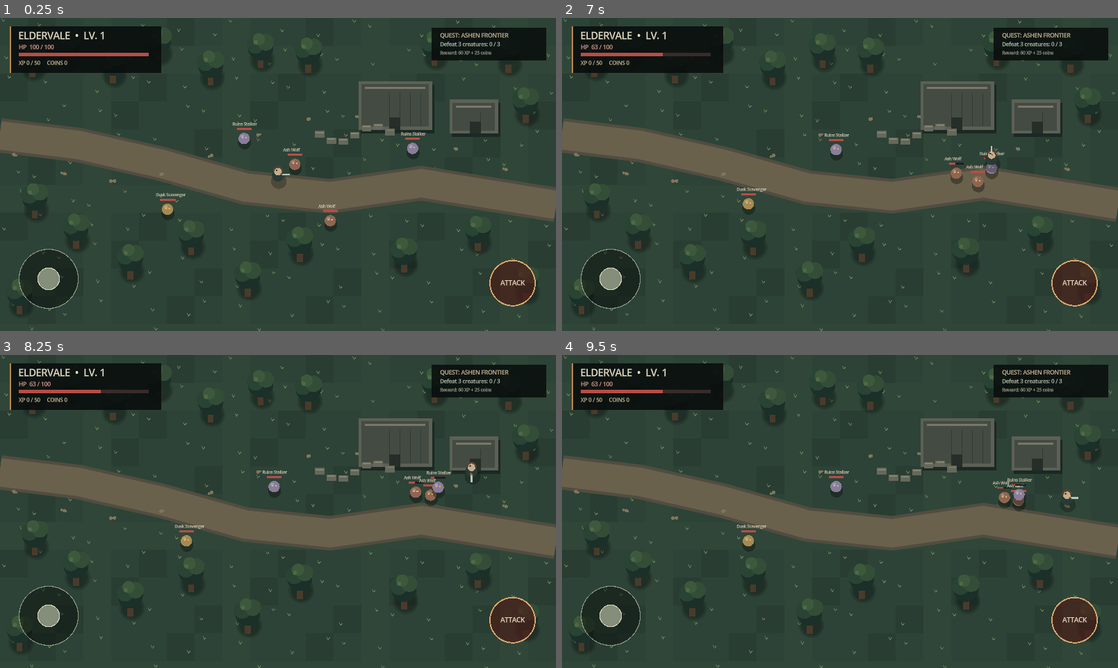
Above: before the commit, frames 1-4 (two rows, left to right).
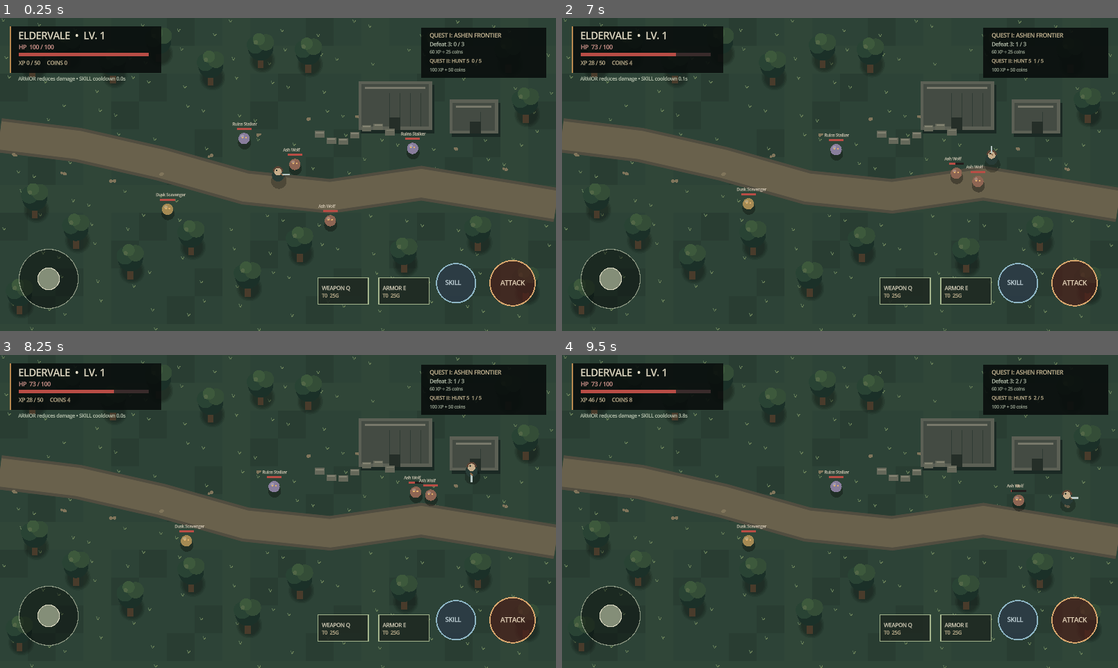
Above: after the commit, the same moments.

Repository: filesgloom-png/ELDERVALE
Game: Godot game, scene res://scenes/main.tscn
The game is run twice, just before and just after one commit, with the same random seed, the same clock (stepped at 60 frames per second) and the same inputs.
Inputs (mouse positions are in pixels of both pictures, inside the frame that each line leads up to):
- Up to frame 1 (0.25 s): no input
- Up to frame 2 (7 s): tap Enter (ui_accept) at 0.5, 0.77, 3.77, 6.77 s; move the mouse to (962, 158) at 0.52 s; hold Right (ui_right) 0.53-1.25 s; tap Q at 0.6, 2.3, 5.1, 6.8 s; click (962, 158) at 0.67 s; tap E at 0.8, 3.6, 5.3 s; drag from (728, 190) to (812, 237) at 1.27 s; move the mouse to (895, 105) at 2.02 s; hold Right (ui_right) 2.03-2.75 s; tap F at 2.1, 3.8, 6.6 s; drag from (812, 237) to (673, 127) at 2.77 s; move the mouse to (1006, 221) at 3.52 s; hold Left (ui_left) 3.53-4.25 s; drag from (673, 127) to (756, 96) at 4.27 s; move the mouse to (867, 174) at 5.02 s; hold Down (ui_down) 5.03-5.75 s; click (867, 174) at 5.17 s; drag from (756, 96) to (728, 190) at 5.77 s; move the mouse to (962, 158) at 6.52 s; hold Up (ui_up) from 6.53 s (still down)
- Up to frame 3 (8.25 s): release Up (ui_up) at 7.25 s; drag from (166, 527) to (250, 574) at 7.27 s; move the mouse to (333, 442) at 8.02 s; hold Down (ui_down) from 8.03 s (still down); tap E at 8.1 s
- Up to frame 4 (9.5 s): tap F at 8.3 s; release Down (ui_down) at 8.75 s; drag from (812, 574) to (673, 464) at 8.77 s

The runs differ from the first frame. In frame 1, 2.6% of the frame differs, in the area x 3-99%, y 3-92%; in frame 2, 2.8%; in frame 3, 2.8%; in frame 4, 2.9%.

Commit message:
feat: add equipment skills and repeatable enemy spawns

Diff:
--- a/scripts/main.gd
+++ b/scripts/main.gd
@@ -17,9 +17,13 @@
 var player_xp := 0
 var player_coins := 0
 var kills := 0
+var attack_cooldown := 0.0
+var skill_cooldown := 0.0
+var mob_attack_cooldown := 0.0
+var weapon_tier := 0
+var armor_tier := 0
 var quest_reward_claimed := false
-var attack_cooldown := 0.0
-var mob_attack_cooldown := 0.0
+var second_quest_reward_claimed := false
 var mobs: Array[Dictionary] = []
 var save_path := "user://eldervale_save.json"
 
@@ -31,6 +35,7 @@
 func _process(delta: float) -> void:
 	elapsed += delta
 	attack_cooldown = maxf(attack_cooldown - delta, 0.0)
+	skill_cooldown = maxf(skill_cooldown - delta, 0.0)
 	mob_attack_cooldown = maxf(mob_attack_cooldown - delta, 0.0)
 	if Input.is_action_just_pressed("ui_accept"):
 		_try_attack()
@@ -44,19 +49,48 @@
 	queue_redraw()
 
 func _input(event: InputEvent) -> void:
+	if event is InputEventKey and event.pressed and not event.echo:
+		if event.keycode == KEY_Q:
+			_buy_weapon()
+		elif event.keycode == KEY_E:
+			_buy_armor()
+		elif event.keycode == KEY_F:
+			_try_skill()
 	if event is InputEventScreenTouch:
 		if event.pressed and event.position.x < WORLD_SIZE.x * 0.48 and event.position.y > WORLD_SIZE.y * 0.48:
 			joystick_active = true
 			joystick_touch_index = event.index
 			_update_joystick(event.position)
-		elif event.pressed and event.position.x >= WORLD_SIZE.x * 0.48 and event.position.y > WORLD_SIZE.y * 0.48:
-			_try_attack()
+		elif event.pressed:
+			_handle_action_touch(event.position)
 		elif not event.pressed and event.index == joystick_touch_index:
 			joystick_active = false
 			joystick_touch_index = -1
 			joystick_vector = Vector2.ZERO
 	elif event is InputEventScreenDrag and event.index == joystick_touch_index:
 		_update_joystick(event.position)
+
+func _handle_action_touch(screen_position: Vector2) -> void:
+	if screen_position.distance_to(_attack_button_center()) <= 58.0:
+		_try_attack()
+	elif screen_position.distance_to(_skill_button_center()) <= 58.0:
+		_try_skill()
+	elif screen_position.distance_to(_weapon_button_center()) <= 62.0:
+		_buy_weapon()
+	elif screen_position.distance_to(_armor_button_center()) <= 62.0:
+		_buy_armor()
+
+func _attack_button_center() -> Vector2:
+	return Vector2(WORLD_SIZE.x - 100.0, WORLD_SIZE.y - 110.0)
+
+func _skill_button_center() -> Vector2:
+	return Vector2(WORLD_SIZE.x - 230.0, WORLD_SIZE.y - 110.0)
+
+func _weapon_button_center() -> Vector2:
+	return Vector2(WORLD_SIZE.x - 490.0, WORLD_SIZE.y - 92.0)
+
+func _armor_button_center() -> Vector2:
+	return Vector2(WORLD_SIZE.x - 350.0, WORLD_SIZE.y - 92.0)
 
 func _spawn_initial_mobs() -> void:
 	mobs = [
@@ -68,8 +102,17 @@
 	]
 
 func _update_mobs(delta: float) -> void:
-	for mob in mobs:
+	for i in range(mobs.size()):
+		var mob: Dictionary = mobs[i]
 		if not mob["alive"]:
+			var respawn_timer := float(mob.get("respawn_timer", 0.0)) - delta
+			mob["respawn_timer"] = respawn_timer
+			if respawn_timer <= 0.0:
+				mob["alive"] = true
+				mob["hp"] = mob["max_hp"]
+				mob["pos"] = _mob_spawn_position(i)
+				mob.erase("respawn_timer")
+			mobs[i] = mob
 			continue
 		var mob_pos: Vector2 = mob["pos"]
 		var to_player := player_position - mob_pos
@@ -77,7 +120,7 @@
 			mob_pos += to_player.normalized() * float(mob["speed"]) * delta
 			mob["pos"] = mob_pos
 		elif to_player.length() <= 34.0 and mob_attack_cooldown <= 0.0:
-			player_hp -= int(mob["damage"])
+			player_hp -= maxi(1, int(mob["damage"]) - armor_tier * 2)
 			mob_attack_cooldown = 1.0
 			if player_hp <= 0:
 				player_hp = player_max_hp
@@ -101,19 +144,73 @@
 	if target_index == -1:
 		return
 	var target: Dictionary = mobs[target_index]
-	target["hp"] = int(target["hp"]) - 20
+	target["hp"] = int(target["hp"]) - (20 + weapon_tier * 8)
 	if int(target["hp"]) <= 0:
-		target["alive"] = false
-		kills += 1
-		player_coins += 2 + player_level
-		_gain_xp(int(target["xp"]))
-		if kills >= 3 and not quest_reward_claimed:
-			quest_reward_claimed = true
-			player_xp += 60
-			player_coins += 25
-			_process_level_ups()
+		_defeat_mob(target)
+	_save_progress()
+	queue_redraw()
+
+func _try_skill() -> void:
+	if skill_cooldown > 0.0:
+		return
+	skill_cooldown = 5.0
+	var hit_any := false
+	for mob in mobs:
+		if not mob["alive"]:
+			continue
+		if player_position.distance_to(mob["pos"]) <= 150.0:
+			mob["hp"] = int(mob["hp"]) - (35 + weapon_tier * 5)
+			hit_any = true
+			if int(mob["hp"]) <= 0:
+				_defeat_mob(mob)
+	if hit_any:
 		_save_progress()
 	queue_redraw()
+
+func _defeat_mob(mob: Dictionary) -> void:
+	if not mob["alive"]:
+		return
+	mob["alive"] = false
+	mob["respawn_timer"] = 8.0
+	kills += 1
+	player_coins += 3 + player_level
+	_gain_xp(int(mob["xp"]))
+	if kills >= 3 and not quest_reward_claimed:
+		quest_reward_claimed = true
+		player_xp += 60
+		player_coins += 25
+		_process_level_ups()
+	if kills >= 5 and not second_quest_reward_claimed:
+		second_quest_reward_claimed = true
+		player_xp += 100
+		player_coins += 50
+		_process_level_ups()
+	_save_progress()
+
+func _buy_weapon() -> void:
+	var cost := 25 + weapon_tier * 35
+	if weapon_tier >= 5 or player_coins < cost:
+		return
+	player_coins -= cost
+	weapon_tier += 1
+	_save_progress()
+	queue_redraw()
+
+func _buy_armor() -> void:
+	var cost := 25 + armor_tier * 35
+	if armor_tier >= 5 or player_coins < cost:
+		return
+	player_coins -= cost
+	armor_tier += 1
+	_save_progress()
+	queue_redraw()
+
+func _mob_spawn_position(index: int) -> Vector2:
+	var spawn_positions: Array[Vector2] = [
+		Vector2(690, 330), Vector2(770, 475), Vector2(555, 270),
+		Vector2(950, 300), Vector2(370, 445)
+	]
+	return spawn_positions[index % spawn_positions.size()]
 
 func _gain_xp(amount: int) -> void:
 	player_xp += amount
@@ -136,6 +233,9 @@
 		"coins": player_coins,
 		"kills": kills,
 		"quest_reward_claimed": quest_reward_claimed,
+		"second_quest_reward_claimed": second_quest_reward_claimed,
+		"weapon_tier": weapon_tier,
+		"armor_tier": armor_tier,
 		"player_hp": player_hp,
 		"player_max_hp": player_max_hp
 	}
@@ -157,6 +257,9 @@
 	player_coins = maxi(0, int(parsed.get("coins", 0)))
 	kills = maxi(0, int(parsed.get("kills", 0)))
 	quest_reward_claimed = bool(parsed.get("quest_reward_claimed", false))
+	second_quest_reward_claimed = bool(parsed.get("second_quest_reward_claimed", false))
+	weapon_tier = clampi(int(parsed.get("weapon_tier", 0)), 0, 5)
+	armor_tier = clampi(int(parsed.get("armor_tier", 0)), 0, 5)
 	player_max_hp = maxi(100, int(parsed.get("player_max_hp", 100)))
 	player_hp = clampi(int(parsed.get("player_hp", player_max_hp)), 1, player_max_hp)
 
@@ -286,16 +389,33 @@
 	draw_rect(Rect2(43, 80, 300, 8), Color("#392b2b"))
 	draw_rect(Rect2(43, 80, 300.0 * float(player_hp) / float(player_max_hp), 8), Color("#b84d46"))
 	draw_string(ThemeDB.fallback_font, Vector2(43, 108), "XP %d / %d     COINS %d" % [player_xp, _xp_for_next_level(), player_coins], HORIZONTAL_ALIGNMENT_LEFT, -1, 12, Color("#d7c59f"))
-	draw_rect(Rect2(WORLD_SIZE.x - 286, 22, 264, 76), Color(0.035, 0.055, 0.05, 0.88))
-	draw_string(ThemeDB.fallback_font, Vector2(WORLD_SIZE.x - 267, 45), "QUEST: ASHEN FRONTIER", HORIZONTAL_ALIGNMENT_LEFT, -1, 13, Color("#d7c59f"))
-	draw_string(ThemeDB.fallback_font, Vector2(WORLD_SIZE.x - 267, 65), "Defeat 3 creatures: %d / 3" % mini(kills, 3), HORIZONTAL_ALIGNMENT_LEFT, -1, 12, Color("#c5cfba"))
-	draw_string(ThemeDB.fallback_font, Vector2(WORLD_SIZE.x - 267, 84), "Reward: 60 XP + 25 coins" if not quest_reward_claimed else "Quest complete  •  Reward claimed", HORIZONTAL_ALIGNMENT_LEFT, -1, 10, Color("#aab5a1"))
+	draw_rect(Rect2(WORLD_SIZE.x - 310, 22, 288, 116), Color(0.035, 0.055, 0.05, 0.9))
+	draw_string(ThemeDB.fallback_font, Vector2(WORLD_SIZE.x - 291, 45), "QUEST I: ASHEN FRONTIER", HORIZONTAL_ALIGNMENT_LEFT, -1, 13, Color("#d7c59f"))
+	draw_string(ThemeDB.fallback_font, Vector2(WORLD_SIZE.x - 291, 65), "Defeat 3: %d / 3" % mini(kills, 3), HORIZONTAL_ALIGNMENT_LEFT, -1, 12, Color("#c5cfba"))
+	draw_string(ThemeDB.fallback_font, Vector2(WORLD_SIZE.x - 291, 82), "60 XP + 25 coins" if not quest_reward_claimed else "Reward claimed", HORIZONTAL_ALIGNMENT_LEFT, -1, 10, Color("#aab5a1"))
+	draw_string(ThemeDB.fallback_font, Vector2(WORLD_SIZE.x - 291, 103), "QUEST II: HUNT 5  %d / 5" % mini(kills, 5), HORIZONTAL_ALIGNMENT_LEFT, -1, 11, Color("#d7c59f"))
+	draw_string(ThemeDB.fallback_font, Vector2(WORLD_SIZE.x - 291, 123), "100 XP + 50 coins" if not second_quest_reward_claimed else "Reward claimed", HORIZONTAL_ALIGNMENT_LEFT, -1, 10, Color("#aab5a1"))
 	draw_circle(JOYSTICK_CENTER, JOYSTICK_RADIUS, Color(0.02, 0.035, 0.03, 0.45))
 	draw_arc(JOYSTICK_CENTER, JOYSTICK_RADIUS, 0.0, TAU, 48, Color(0.75, 0.78, 0.68, 0.65), 2.0)
 	var knob_position := JOYSTICK_CENTER + joystick_vector * (JOYSTICK_RADIUS * 0.58)
 	draw_circle(knob_position, 25.0, Color(0.65, 0.68, 0.58, 0.76))
 	draw_arc(knob_position, 25.0, 0.0, TAU, 32, Color("#d6d4bd"), 2.0)
-	var attack_center := Vector2(WORLD_SIZE.x - 100.0, WORLD_SIZE.y - 110.0)
+	var weapon_center := _weapon_button_center()
+	draw_rect(Rect2(weapon_center - Vector2(58, 30), Vector2(116, 60)), Color(0.12, 0.16, 0.13, 0.88))
+	draw_rect(Rect2(weapon_center - Vector2(58, 30), Vector2(116, 60)), Color("#a6b68e"), false, 2.0)
+	draw_string(ThemeDB.fallback_font, weapon_center + Vector2(-49, -2), "WEAPON Q", HORIZONTAL_ALIGNMENT_LEFT, 100, 12, Color("#e7dfc8"))
+	draw_string(ThemeDB.fallback_font, weapon_center + Vector2(-49, 15), "T%d  %dG" % [weapon_tier, 25 + weapon_tier * 35], HORIZONTAL_ALIGNMENT_LEFT, 100, 11, Color("#d7c59f"))
+	var armor_center := _armor_button_center()
+	draw_rect(Rect2(armor_center - Vector2(58, 30), Vector2(116, 60)), Color(0.12, 0.16, 0.13, 0.88))
+	draw_rect(Rect2(armor_center - Vector2(58, 30), Vector2(116, 60)), Color("#a6b68e"), false, 2.0)
+	draw_string(ThemeDB.fallback_font, armor_center + Vector2(-49, -2), "ARMOR E", HORIZONTAL_ALIGNMENT_LEFT, 100, 12, Color("#e7dfc8"))
+	draw_string(ThemeDB.fallback_font, armor_center + Vector2(-49, 15), "T%d  %dG" % [armor_tier, 25 + armor_tier * 35], HORIZONTAL_ALIGNMENT_LEFT, 100, 11, Color("#d7c59f"))
+	var skill_center := _skill_button_center()
+	draw_circle(skill_center, 45.0, Color(0.17, 0.23, 0.28, 0.82))
+	draw_arc(skill_center, 45.0, 0.0, TAU, 48, Color("#8eb6c5"), 3.0)
+	draw_string(ThemeDB.fallback_font, skill_center + Vector2(-25, 4), "SKILL", HORIZONTAL_ALIGNMENT_LEFT, 70, 14, Color("#d7e8ed"))
+	var attack_center := _attack_button_center()
 	draw_circle(attack_center, 52.0, Color(0.28, 0.12, 0.10, 0.72))
 	draw_arc(attack_center, 52.0, 0.0, TAU, 48, Color("#d8a66d"), 3.0)
 	draw_string(ThemeDB.fallback_font, attack_center + Vector2(-28, 5), "ATTACK", HORIZONTAL_ALIGNMENT_LEFT, 80, 15, Color("#f0dfc4"))
+	draw_string(ThemeDB.fallback_font, Vector2(42, 144), "ARMOR reduces damage • SKILL cooldown %.1fs" % skill_cooldown, HORIZONTAL_ALIGNMENT_LEFT, -1, 11, Color("#c5cfba"))
